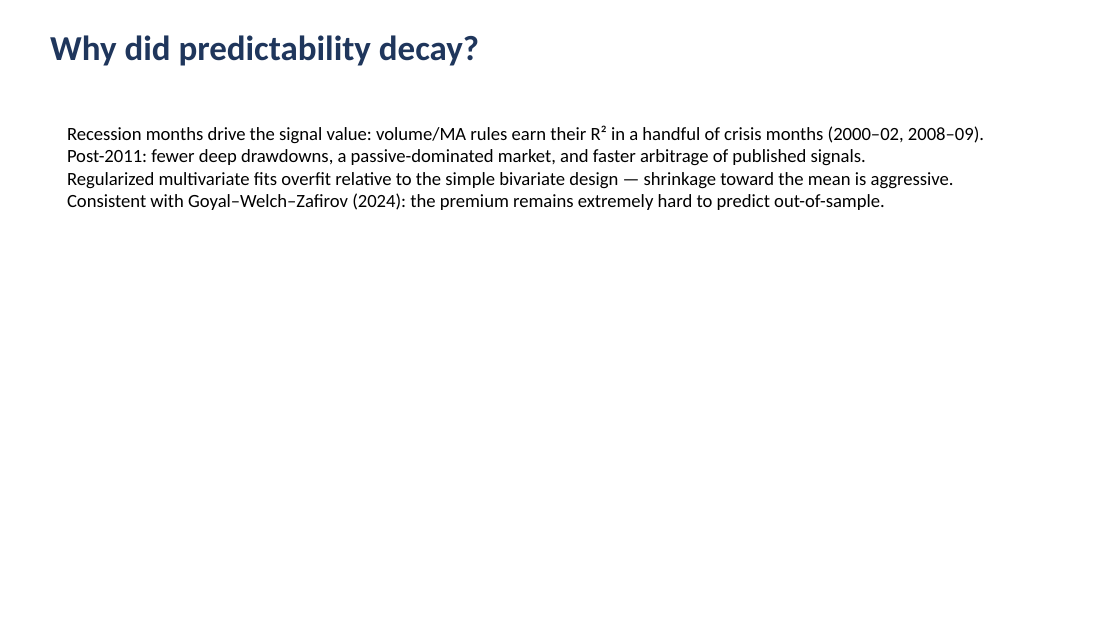
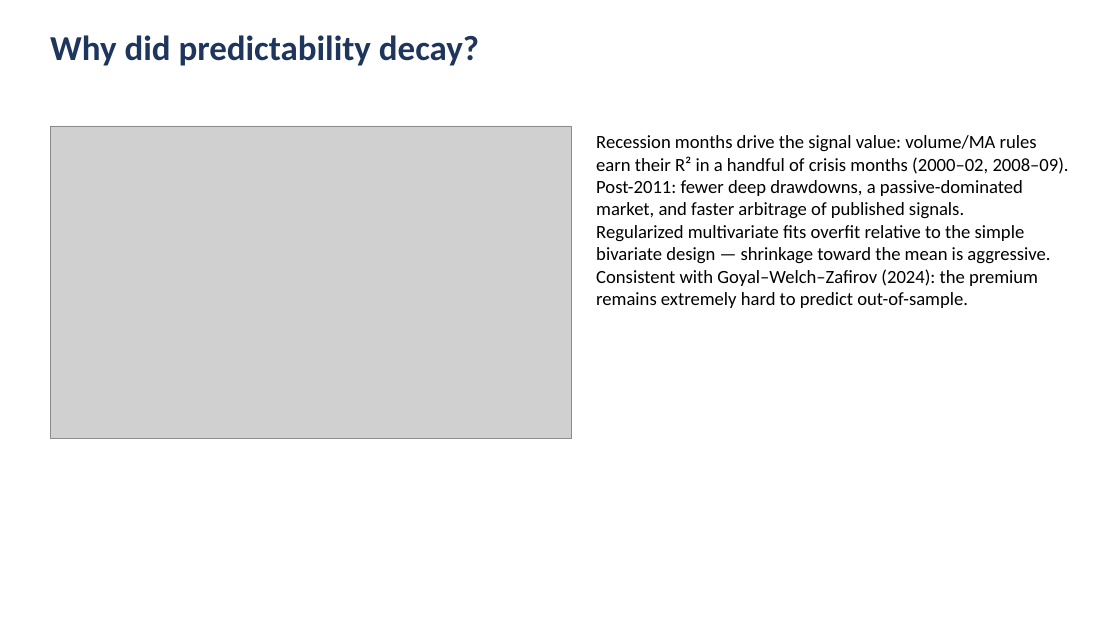
Before and after one commit to sasssyboujee/ec4308-equity-premium, a slide deck: slide 8 of deck/EC4308_Presentation.pptx. Drawn at 1120x630 pixels with LibreOffice and Linux fonts; fonts in the diff are those of the drawing; grey boxes stand for pictures. Boxes give left, top, right and bottom in pixels: in the first picture for what was removed or moved away, otherwise in the second. Text is boxed around its words. In the diff, an @@ line names an element or a change of style, - is before the commit and + after.

Commit message:
Pre-compute expanded-predictor variant (panel+run in progress), subperiod figure on deck slide 8, script arg extensions

```diff
--- a/deck/EC4308_Presentation.pptx
+++ b/deck/EC4308_Presentation.pptx
@@ picture added at box(50, 126, 571, 439) @@
@@ text "Recession months drive the signal ..." rewrapped from box(67, 125, 984, 210) to box(596, 135, 1069, 308) @@
```
Also in this commit, not shown: 5 other files.
